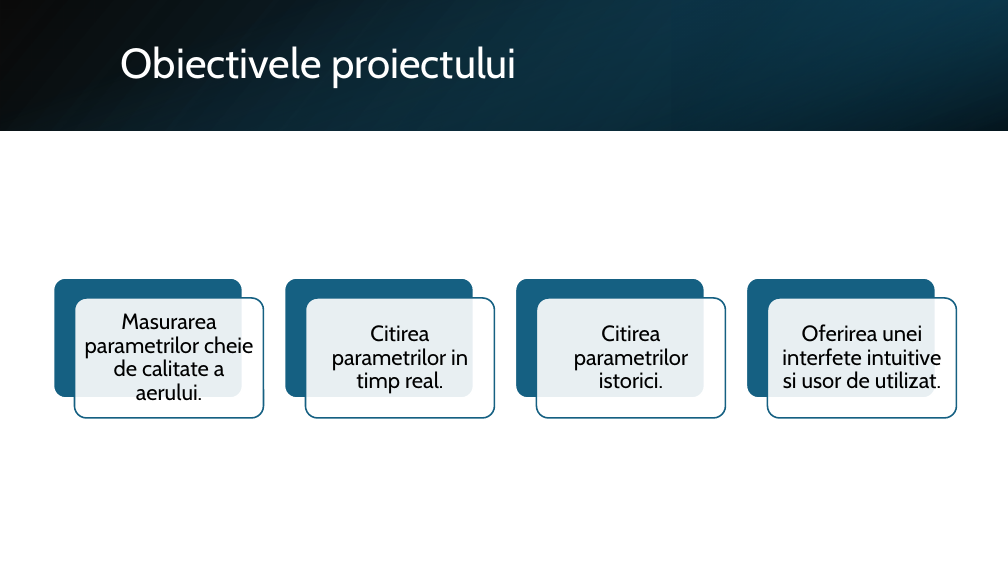
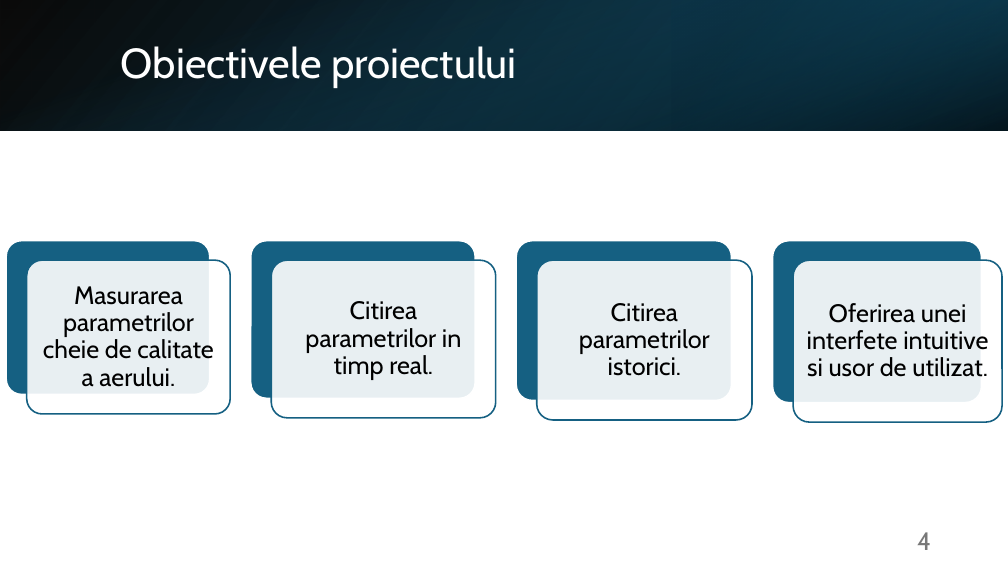
Before and after one commit to Coposescu/IoTDocumentation, a slide deck: slide 4 of Coposescu_Mihai_Octavian_prezentare.pptx. Drawn at 1008x567 pixels with LibreOffice and Linux fonts; fonts in the diff are those of the drawing. Boxes give left, top, right and bottom in pixels: in the first picture for what was removed or moved away, otherwise in the second. Text is boxed around its words. In the diff, an @@ line names an element or a change of style, - is before the commit and + after.

```diff
--- a/Coposescu_Mihai_Octavian_prezentare.pptx
+++ b/Coposescu_Mihai_Octavian_prezentare.pptx
@@ rounded rectangle resized from (x1=54, y1=278, x2=243, y2=399) to (x1=6, y1=240, x2=209, y2=394) @@
@@ rounded rectangle resized from (x1=75, y1=298, x2=264, y2=418) to (x1=26, y1=260, x2=230, y2=414) @@
@@ size 21 to 24 pt; more space between paragraphs in 4 elements at (x1=579, y1=303, x2=710, y2=376), (x1=305, y1=301, x2=461, y2=380), (x1=807, y1=303, x2=988, y2=377), (x1=43, y1=286, x2=213, y2=387) @@
@@ text "Masurarea parametrilor cheie de calitate ..." moved from (x1=85, y1=313, x2=253, y2=400) to (x1=43, y1=286, x2=213, y2=387) @@
@@ rounded rectangle resized from (x1=284, y1=278, x2=473, y2=399) to (x1=251, y1=240, x2=476, y2=399) @@
@@ rounded rectangle resized from (x1=306, y1=298, x2=495, y2=418) to (x1=271, y1=260, x2=496, y2=418) @@
@@ text "Citirea parametrilor in timp real." moved from (x1=332, y1=325, x2=468, y2=394) to (x1=305, y1=301, x2=461, y2=380) @@
@@ rounded rectangle resized from (x1=516, y1=278, x2=705, y2=399) to (x1=516, y1=240, x2=732, y2=400) @@
@@ rounded rectangle resized from (x1=537, y1=298, x2=726, y2=418) to (x1=537, y1=260, x2=752, y2=420) @@
@@ text "Citirea parametrilor istorici." moved from (x1=574, y1=325, x2=688, y2=389) to (x1=579, y1=303, x2=710, y2=376) @@
@@ rounded rectangle resized from (x1=746, y1=278, x2=935, y2=399) to (x1=773, y1=240, x2=982, y2=402) @@
@@ rounded rectangle resized from (x1=768, y1=298, x2=957, y2=418) to (x1=793, y1=260, x2=1002, y2=422) @@
@@ text "Oferirea unei interfete intuitive si ..." moved from (x1=782, y1=324, x2=942, y2=389) to (x1=807, y1=303, x2=988, y2=377) @@
@@ page number added at (x1=917, y1=532, x2=931, y2=550), 24 pt, text #797979 @@
+4
```
Also in this commit, not shown: 16 other slides changed, 5 slides added, 6 slides removed, 9 other files.
